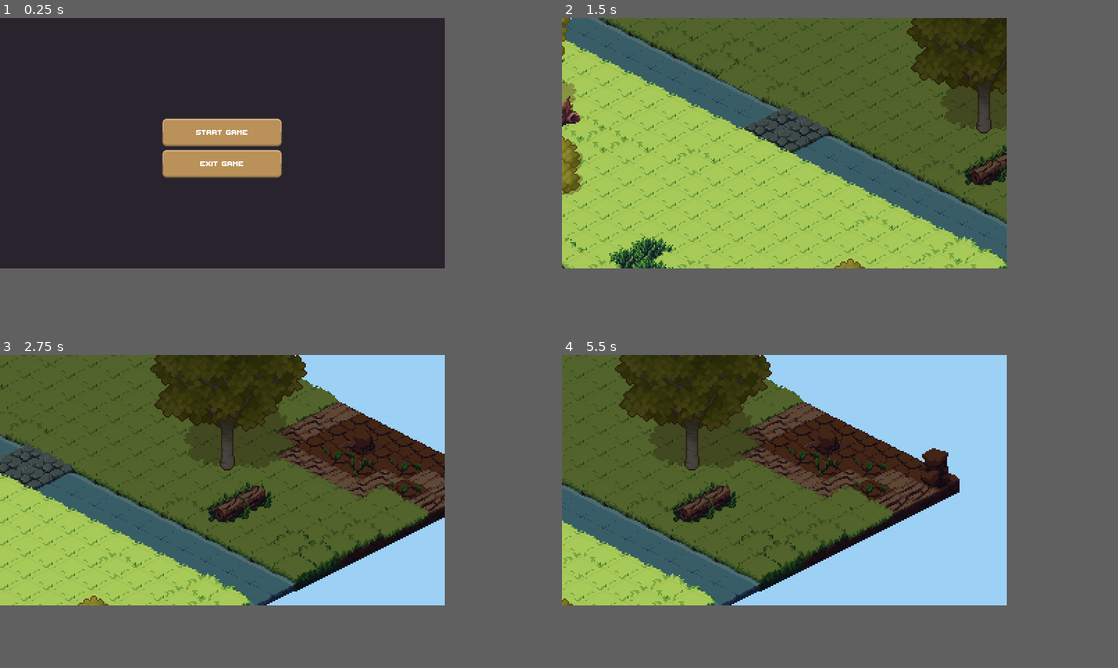
Above: before the commit, frames 1-4 (two rows, left to right).
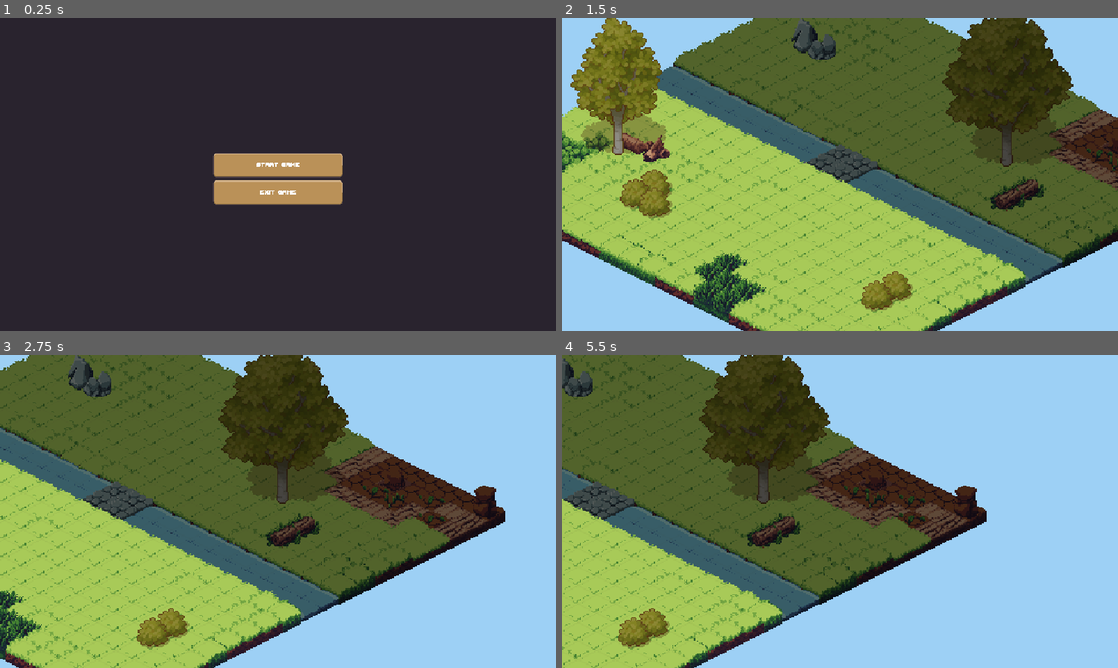
Above: after the commit, the same moments.

Repository: agh-cs-imbeciles/heralds-of-war
Game: Godot game, scene res://scenes/ui/menu/menu.tscn
The game is run twice, just before and just after one commit, with the same random seed, the same clock (stepped at 60 frames per second) and the same inputs.
Inputs (mouse positions are in pixels of both pictures, inside the frame that each line leads up to):
- Up to frame 1 (0.25 s): no input
- Up to frame 2 (1.5 s): click "START GAME" at 0.5 s; click "Match 1" at 1.25 s
- Up to frame 3 (2.75 s): tap Enter at 2 s; move the mouse to (322, 467) at 2.02 s; hold Right from 2.03 s (still down); click (322, 467) at 2.17 s
- Up to frame 4 (5.5 s): move the mouse to (695, 492) at 2.77 s; release Right at 2.78 s; hold Down 2.78-3.53 s; move the mouse to (828, 423) at 3.52 s; hold Right 3.53-4.28 s; move the mouse to (762, 530) at 4.27 s; hold Up 4.28-5.03 s; click (762, 530) at 4.42 s; move the mouse to (917, 517) at 5.02 s; hold Left from 5.03 s (still down)
The window is 640x360 before the commit and 800x450 after it. Grey fills any space a smaller window leaves; there, only what the larger window draws over its background counts as a difference.

The runs differ from the first frame. In frame 1, 5.9% of the frame differs, in the area x 29-62%, y 32-60%; in frame 2, 50%, in the area x 0-100%, y 0-100%; in frame 3, 39%; in frame 4, 36%.

Commit message:
Feat: Increase window viewport size Change viewport resolution from 640x360 to 960x540 pixels.

Diff:
--- a/project.godot
+++ b/project.godot
@@ -21,8 +21,8 @@
 
 [display]
 
-window/size/viewport_width=640
-window/size/viewport_height=360
+window/size/viewport_width=960
+window/size/viewport_height=540
 window/size/mode=2
 window/stretch/mode="canvas_items"
 window/stretch/aspect="expand"
--- a/scenes/ui/menu/match_select.tscn
+++ b/scenes/ui/menu/match_select.tscn
@@ -30,7 +30,7 @@
 size_flags_horizontal = 3
 size_flags_vertical = 0
 theme = ExtResource("1_7w82d")
-theme_override_font_sizes/font_size = 32
+theme_override_font_sizes/font_size = 48
 text = "Select Match"
 horizontal_alignment = 1
 
@@ -41,6 +41,7 @@
 script = ExtResource("3_c1f42")
 scenes_directory = "res://scenes/matches"
 scene = ExtResource("4_75vmi")
+height_proportion = 0.055
 
 [connection signal="resized" from="AspectRatioContainer/VBoxContainer/Title" to="AspectRatioContainer/VBoxContainer/Title" method="_on_resized"]
 [connection signal="ready" from="AspectRatioContainer/VBoxContainer/MatchEntryVBoxContainer" to="AspectRatioContainer/VBoxContainer/MatchEntryVBoxContainer" method="_on_ready"]
--- a/scenes/ui/menu/menu.tscn
+++ b/scenes/ui/menu/menu.tscn
@@ -17,13 +17,13 @@
 [node name="AspectRatioContainer" type="AspectRatioContainer" parent="."]
 layout_mode = 1
 anchors_preset = -1
-anchor_top = 0.4
+anchor_top = 0.43
 anchor_right = 1.0
-anchor_bottom = 0.6
+anchor_bottom = 0.57
 offset_bottom = 14.8
 grow_horizontal = 2
 grow_vertical = 2
-ratio = 2.0
+ratio = 2.5
 
 [node name="VBoxContainer" type="VBoxContainer" parent="AspectRatioContainer"]
 layout_mode = 2
